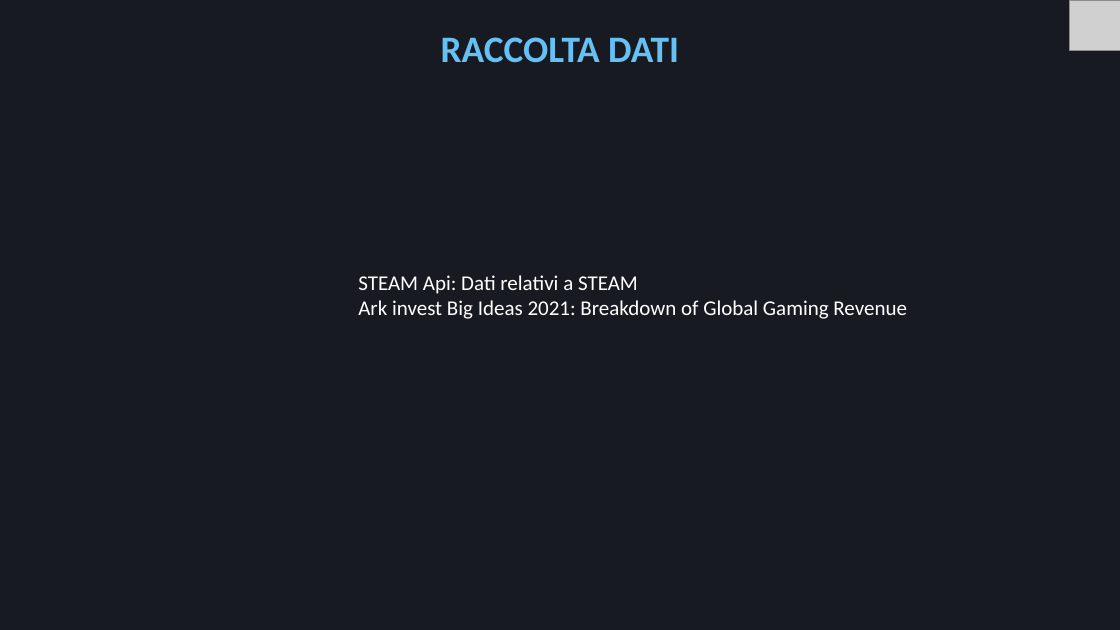
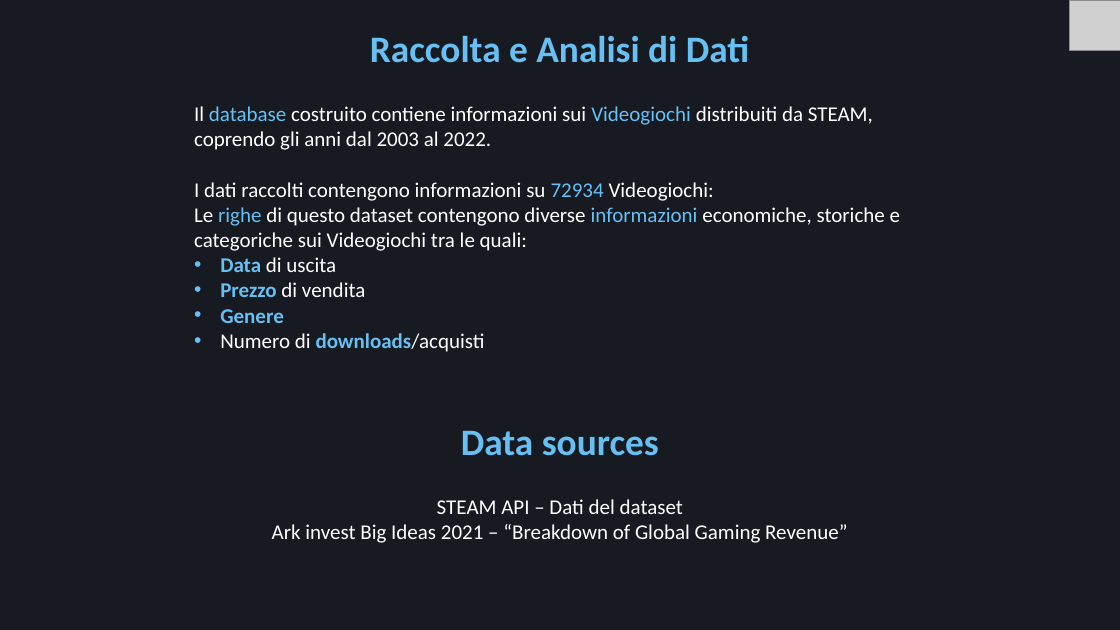
Before and after one commit to Mora11231/VisualizzazioneScientifica, a slide deck: slide 3 of Steam.pptx. Drawn at 1120x630 pixels with LibreOffice and Linux fonts; fonts in the diff are those of the drawing; grey boxes stand for pictures. Boxes give left, top, right and bottom in pixels: in the first picture for what was removed or moved away, otherwise in the second. Text is boxed around its words. In the diff, an @@ line names an element or a change of style, - is before the commit and + after.

```diff
--- a/Steam.pptx
+++ b/Steam.pptx
@@ title at <box>370,35,749,63</box>: text changed @@
-RACCOLTA DATI
+Raccolta e Analisi di Dati
@@ text added at <box>194,106,900,352</box>, 18 pt, text #FFFFFF @@
+Il database costruito contiene informazioni sui Videogiochi distribuiti da STEAM, coprendo gli anni dal 2003 al 2022.
+I dati raccolti contengono informazioni su 72934 Videogiochi:
+Le righe di questo dataset contengono diverse informazioni economiche, storiche e categoriche sui Videogiochi tra le quali:
+• Data di uscita
+• Prezzo di vendita
+• Genere
+• Numero di downloads/acquisti
@@ text added at <box>461,430,659,456</box>, 32 pt, text #66C0F4, bold @@
+Data sources
@@ text at <box>272,499,847,543</box>: text changed @@
-STEAM Api: Dati relativi a STEAM
-Ark invest Big Ideas 2021: Breakdown of Global Gaming Revenue
+STEAM API – Dati del dataset
+Ark invest Big Ideas 2021 – “Breakdown of Global Gaming Revenue”
```
Also in this commit, not shown: 16 other slides changed, 8 other files.
